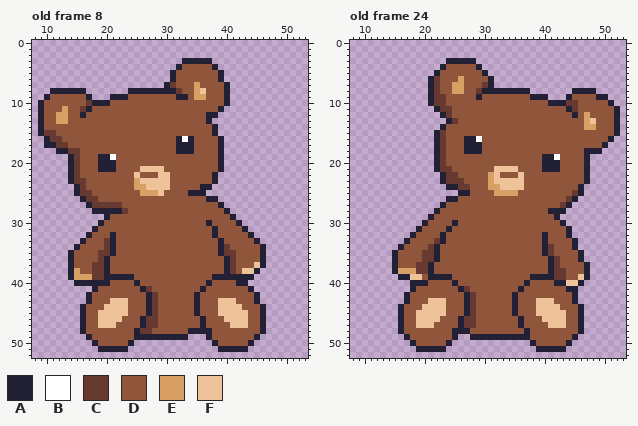
Pixel-art file, stored at aseprite_files/teddybear_male.ase. Above is the file before it was changed.
64x64 pixels, 32 frames. Shown: old frame 8: x 8..53, y 0..52; old frame 24: x 8..53, y 0..52. The commit also changed other frames, which this record leaves out.
Visible layers, top first: "Head", "Feet", "Body", "LeftArm", "RightArm".
Palette (. is transparent): A #222034  B #ffffff  C #663931  D #8f563b  E #d9a066  F #eec39a
Pixels before, old frame 8 (only the part around the change), first column x 8:
 0 ....................................
 1 ....................................
 2 ....................................
 3 .........................AAAAA......
 4 ........................ADDDDDA.....
 5 .......................ADDDDDDDA....
 6 .......................ADDDDDDDA....
 7 ......................ACDDDEDDDDA...
 8 ...AAAAAA.......AAAAAAAACDDEFDDDA...
 9 ..ADDDDDDA...AAADDDDDDDDAADEEDDDA...
10 .ADDDDDDDCAAADDDDDDDDDDDDDDDDDDDA...
11 .ADDDEDDCADDDDDDDDDDDDDDDDDDDDDA....
12 .ADDEEDDADDDDDDDDDDDDDDDDDDDDAA.....
13 .ADDEEDDDDDDDDDDDDDDDDDDDDDDDA......
14 .ADDDDDDDDDDDDDDDDDDDDDDDDDDDDA.....
15 .ACCDDDDDDDDDDDDDDDDDDDDDDDDDDA.....
16 ..ACCDDDDDDDDDDDDDDDDDDDABADDDDA....
17 ..AACCDDDDDDDDDDDDDDDDDDAAADDDDA....
18 ....AACCDDDDDDDDDDDDDDDDAAADDDDA....
19 ......ACDDDAABDDDDDDDDDDDDDDDDDA....
20 ......ACDDDAAADDDDDDDDDDDDDDDDDA....
21 ......ACDDDAAADDDDFFFFDDDDDDDDDA....
22 ......ACDDDDDDDDDFDDDFFDDDDDDDA.....
23 ......ACCDDDDDDDDEFFFFFDDDDDDDA.....
24 .......ACDDDDDDDDEEFFFFDDDDDAA......
25 .......ACCDDDDDDDDEEEFDDDDAAA.......
26 ........ACCDDDDDDDDDDDDDDDDDDAA.....
27 .........ACCCCCDDDDDDDDDDDDDDDDA....
28 ..........AAAAACDDDDDDDDDDDDDDDDA...
29 ............ADDDDDDDDDDDDDDDDDDDDA..
30 ...........ADDDDDDDDDDDDDDDDDADDDDA.
31 ..........ADDDDDDDDDDDDDDDDDDDADDDDA
32 .........ADDDADDDDDDDDDDDDDDDDADDDDD
33 ........ADDDCADDDDDDDDDDDDDDDDDADDDD
34 .......ADDDDCADDDDDDDDDDDDDDDDDACDDD
35 ......ADDDDCCADDDDDDDDDDDDDDDDDACCDD
36 ......ADDDDCADDDDDDDDDDDDDDDDDDDACDD
37 ......ADDDCCADDDDDDDDDDDDDDDDDDDACDD
38 ......AEDDCCADDDDDDDDDDDDDDDDDDDACDF
39 ......AEEECCAAAAADDDDDDDDDDDDDAAAAAA
40 .......AAAAAADDDDADDDDDDDDDDDADDDDAA
41 ..........ADDDDDDDACDDDDDDDDADDDDDDD
42 .........ADDDDDDDDDACDDDDDDADDDDDDDD
43 .........ADDDFFFDDDACDDDDDDADDDFFFDD
44 ........ADDDFFFFDDDACDDDDDDADDDFFFFD
45 ........ADDFFFFFDDDACDDDDDDADDDFFFFF
46 ........ADDFFFFDDDACCDDDDDDDADDDFFFF
47 ........ADDFFFDDDDACCDDDDDDDADDDDFFF
48 ........ADDDDDDDDACCDDDDDDAAAADDDDDD
Pixels before, old frame 24 (only the part around the change), first column x 8:
 0 ..............................................
 1 ..............................................
 2 ..............................................
 3 ................AAAAA.........................
 4 ...............ADDDDDA........................
 5 ..............ADDDDDDDA.......................
 6 .............ACDDDEDDDDA......................
 7 .............ACDDEEDDDCA......................
 8 .............ACDDEEDDCAAAAAAAA.......AAAA.....
 9 .............ACCDDDDDADDDDDDDDAAA...ADDDDAA...
10 .............ACCDDDDDDDDDDDDDDDDDAAACCDDDDDA..
11 ..............ACCDDDDDDDDDDDDDDDDDDDACDDDDDDA.
12 ...............ACDDDDDDDDDDDDDDDDDDDDADEDDDDA.
13 ................ACDDDDDDDDDDDDDDDDDDDDDEFDDDA.
14 ...............ADDDDDDDDDDDDDDDDDDDDDDDEEDDDA.
15 ..............ACDDDDDDDDDDDDDDDDDDDDDDDDDDDDA.
16 ..............ACDDDAABDDDDDDDDDDDDDDDDDDDDDA..
17 ..............ACDDDAAADDDDDDDDDDDDDDDDDDDDA...
18 ..............ACDDDAAADDDDDDDDDDDDDDDDDAAA....
19 ..............ACDDDDDDDDDDDDDDDDAABDDDDA......
20 ..............ACDDDDDDDDDDDDDDDDAAADDDDA......
21 ..............ACCDDDDDDDFFFFDDDDAAADDDDA......
22 ...............ACCDDDDDEFDDDFDDDDDDDDDDA......
23 ...............ACCCDDDDEFFFFFDDDDDDDDDDA......
24 ................AACCDDDEEFFFFDDDDDDDDDA.......
25 ..................AADDDDEEEEDDDDDDDDDCA.......
26 ................AADDDDDDDDDDDDDDDDDDCA........
27 ...............ADDDDDDDDDDDDDDDDDDDCA.........
28 ..............ADDDDDDDDDDDDDDDDDDAAA..........
29 .............ADDDDDDDDDDDDDDDDDDDDA...........
30 ............ADDDDADDDDDDDDDDDDDDDDDA..........
31 ...........ADDDDADDDDDDDDDDDDDDDDDDDA.........
32 ..........ADDDDADDDDDDDDDDDDDDDDADDDA.........
33 .........ADDDDCADDDDDDDDDDDDDDDDADDDDA........
34 ........ADDDDCADDDDDDDDDDDDDDDDDACDDDA........
35 .......ADDDDCCADDDDDDDDDDDDDDDDDACDDDDA.......
36 .......ADDDDCCADDDDDDDDDDDDDDDDDDACDDDA.......
37 .......ADDDCCADDDDDDDDDDDDDDDDDDDACDDDDA......
38 .......AEEECCADDDDDDDDDDDDDDDDDDDACCDDDA......
39 ........AAFFDAAAADDDDDDDDDDDDDAAAACCDDFA......
40 ..........AAADDDDADDDDDDDDDDDADDDDAAFFA.......
41 ..........ADDDDDDDACDDDDDDDDADDDDDDDAA........
42 .........ADDDDDDDDDACDDDDDDADDDDDDDDDA........
43 .........ADDDFFFDDDACDDDDDDADDDFFFDDDA........
44 ........ADDDFFFFDDDACDDDDDDADDDFFFFDDDA.......
45 ........ADDFFFFFDDDACDDDDDDADDDFFFFFDDA.......
46 ........ADDFFFFDDDACCDDDDDDDADDDFFFFDDA.......
47 ........ADDFFFDDDDACCDDDDDDDADDDDFFFDDA.......
48 ........ADDDDDDDDAAADDDDDDDDDADDDDDDDDA.......
After the commit:
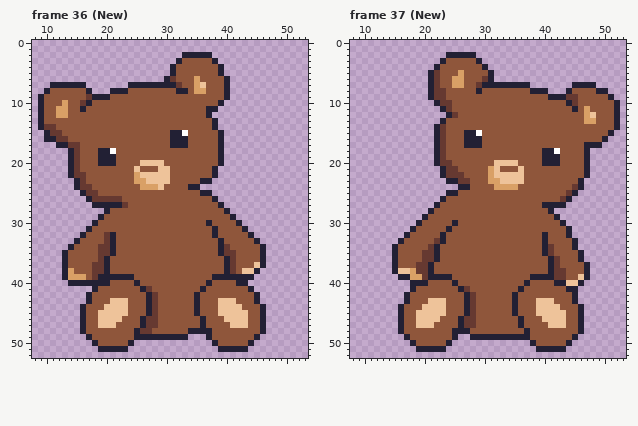
A new or re-ordered frame is compared with the old frame closest to it.
Message: cleaned up stray pixels found in both male and female teddybears
The edit:
frames 32 -> 39
Changed rows in their new state; - is an unchanged pixel.
Frame 36 (New) is new; against old frame 8, layers "Head", "LeftArm", "RightArm":
first column x 9:
 2 ------------------------AAAAA---
 3 -----------------------ADDDDDA--
 4 ----------------------AD-----DA-
 6 ---------------------AC---E---DA
 7 --AAAAAA-------AAAAAA-AC---F----
 8 -ADDDDDDA---AAADDDDDDDDAA--E----
 9 AD------CAAADDD--------DD-DD----
10 ----E--CADDD------------------A.
11 ---E---AD-------------------AA.-
12 -------D---------------------.--
13 ---DD-----------------------DA--
14 -CC-----------------------------
15 .A-C------------------AAB----DA-
16 --A-C-----------------A-AD------
17 -..AACC---------------A--D------
18 ---..A----AAB----------DDD------
19 ------------A-------------------
20 -----------------FFFF-----------
21 ----------DDD---FDDD-F-------A.-
22 -------C--------EFFF------------
23 -----.A----------E---------AA.--
24 --------C-------D-EE-D---AA..---
25 ------.A-C-------DDDD----DD-A---
26 -------.A-CCCC--------------D---
27 --------.AAAAAC-----------------
28 ---------..-DDD-----------------
29 ----------AD--------------------
30 ---------AD---------------------
31 --------AD----------------------
32 -------AD--C--------------------
33 ------AD------------------------
34 -----AD---C---------------------
35 ----AD--------------------------
36 ----AD--------------------------
37 ----AD--------------------------
38 ----AED-------------------------
39 ----AE--D-A---------------------
40 -----A--------------------------
Frame 37 (New) is new; against old frame 24, layers "Head", "Body", "RightArm":
first column x 15:
 2 ---------AAAAA------------------------
 3 --------ADDDDDA-----------------------
 4 -------AD-----DA----------------------
 5 ------AC---E---DA---------------------
 6 ----------E----C----------------------
 7 --------------CA-AAAAAA-------AAAA----
 8 --------C-DD--ADDDDDDDDAAA---ADDDDAA--
 9 --------------D--------DDDAAACC---DDA-
10 ------.A-C----------------DDDA------DA
11 -------.A--------------------DA-E-----
12 --------.AC-------------------D--F----
13 --------ADD----------------------E----
14 -------AC-----------------------DD----
15 ------------AAB---------------------A.
16 --------------A--------------------A.-
17 --------------------------------AAA.--
18 ------------DDD----------AAB-----..---
19 ---------------------------A----------
20 ---------C-------FFFF-----------------
21 -------.A-C-----E-DDDF---DDD----------
22 -----------C------FFF-----------------
23 --------.AA-C----E-------------A.-----
24 ---------..AA---D-EEED--------C-------
25 ---------AADD----DDDD--------CA.------
26 --------ADD-----------------CA.-------
27 -------AD----------------AAAA.--------
28 ------AD-------------------..---------
29 -----AD-------------------------------
30 ----AD--------------------------------
31 ---AD---------------------------------
32 --AD----------------------------------
33 -AD-----------------------------------
34 AD------------------------------------
first column x 16:
38 FF---
39 --EEC
Pixel boxes of the changes (left, top, right, bottom) in both pictures:
changed: (38, 52, 230, 286)
changed: (392, 52, 620, 280)
